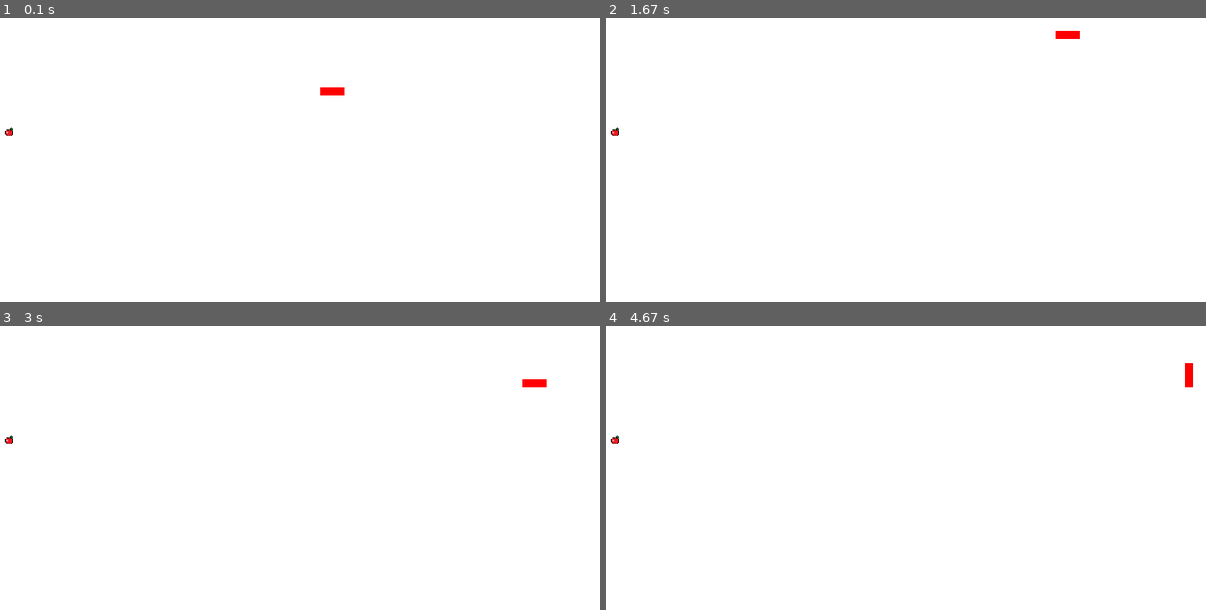
Above: before the commit, frames 1-4 (two rows, left to right).
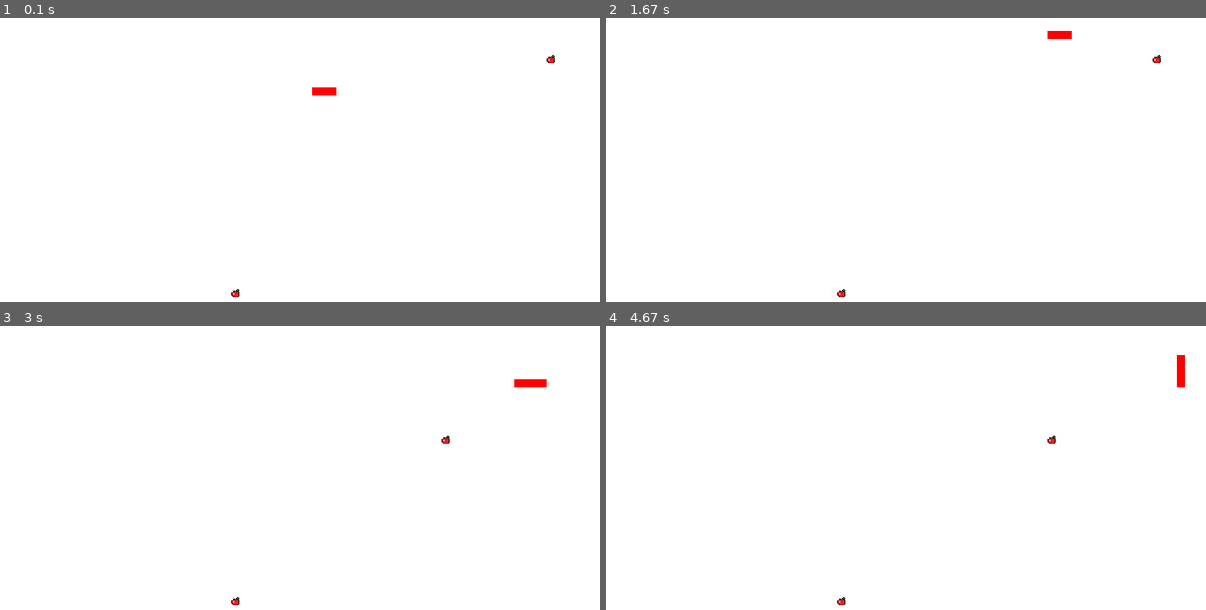
Above: after the commit, the same moments.

Repository: danyjf/tpj-2022
Game: pygame game, started from snake/main.py
The game is run twice, just before and just after one commit, with the same random seed, the same clock (stepped at 60 frames per second) and the same inputs.
Inputs:
- Up to frame 1 (0.1 s): no input
- Up to frame 2 (1.67 s): hold Right 0.33-0.8 s; hold Up 0.83-1.3 s; hold Right from 1.33 s (still down)
- Up to frame 3 (3 s): release Right at 1.8 s; hold Left 1.83-2.37 s; hold Down 2.4-2.7 s; hold Left from 2.73 s (still down)
- Up to frame 4 (4.67 s): release Left at 3.13 s; hold Up 3.17-3.53 s; hold Right 3.57-4.2 s; hold Down 4.23-4.6 s; hold Left from 4.63 s (still down)

The runs differ from the first frame. In frame 1, 0.2% of the frame differs, in the area x 0-93%, y 13-99%; in frame 2, 0.2%; in frame 3, 0.1%; in frame 4, 0.4%, in the area x 0-98%, y 10-99%.

Commit message:
Add multiple apples

Diff:
--- /dev/null
+++ b/snake/apple.py
@@ -0,0 +1,14 @@
+from food import Food
+from apple_sprite import AppleSprite
+from environment import Environment
+
+class Apple(Food):
+    def __init__(self):
+        super().__init__()
+        self.apple_sprite = AppleSprite()
+
+    def draw(self, display):
+        display.blit(self.apple_sprite.image, (Environment.SCALE * self.pos[0], Environment.SCALE * self.pos[1]))
+
+    def clone(self):
+        return Apple()
--- a/snake/food_sprite.py
+++ b/snake/apple_sprite.py
@@ -2,7 +2,7 @@
 
 from environment import Environment
 
-class FoodSprite(pygame.sprite.Sprite):
+class AppleSprite(pygame.sprite.Sprite):
     def __init__(self):
         pygame.sprite.Sprite.__init__(self)
         self.image = pygame.image.load("./assets/apple.png").convert_alpha()
--- a/snake/food.py
+++ b/snake/food.py
@@ -2,15 +2,16 @@
 import random
 
 from environment import Environment
-from food_sprite import FoodSprite
 
 class Food:
     def __init__(self):
-        self.food_sprite = FoodSprite()
         self.pos = (random.randrange(Environment.WIDTH), random.randrange(Environment.HEIGHT))
 
     def randomize_pos(self):
         self.pos = (random.randrange(Environment.WIDTH), random.randrange(Environment.HEIGHT))
 
-    def draw(self, display):
-        display.blit(self.food_sprite.image, (Environment.SCALE * self.pos[0], Environment.SCALE * self.pos[1]))
+    def draw(self):
+        return NotImplemented
+
+    def clone(self):
+        return NotImplemented
--- a/snake/game.py
+++ b/snake/game.py
@@ -2,7 +2,7 @@
 
 from environment import Environment
 from snake import Snake
-from food import Food
+from apple import Apple
 from input_handler import InputHandler
 from observer import Observer
 
@@ -14,7 +14,8 @@
         self.snakes = [Snake(40, 10)]
         for snake in self.snakes:
             snake.add_observer(self)
-        self.food = Food()
+        apple = Apple()
+        self.food = [apple, apple.clone()]
         self.input_handler = InputHandler()
         self.running = True
 
@@ -38,8 +39,8 @@
 
     def on_notify(self, entity, event):
         if event == Environment.EAT:
-            entity.grow()
-            self.food.randomize_pos()
+            entity[0].grow()
+            entity[1].randomize_pos()
         elif event == Environment.DIE:
             self.running = False
 
@@ -59,7 +60,8 @@
             # render
             self.display.fill("white")
 
-            self.food.draw(self.display)
+            for item in self.food:
+                item.draw(self.display)
             for snake in self.snakes:
                 snake.draw(self.display)
 
--- a/snake/snake.py
+++ b/snake/snake.py
@@ -6,7 +6,7 @@
 class Snake(Subject):
     def __init__(self, posX, posY):
         super().__init__()
-        self.body = [(posX, posY), (posX - 1, posY), (posX - 2, posY)]
+        self.body = [(posX - 1, posY), (posX - 2, posY)]
         self.direction = (1, 0)
         self.length = 3
 
@@ -38,8 +38,9 @@
 
     def check_collisions(self, food):
         for x, y in self.body:
-            if food.pos == (x, y):
-                self.notify(self, Environment.EAT)
+            for item in food:
+                if item.pos == (x, y):
+                    self.notify([self, item], Environment.EAT)
 
             if x not in range(Environment.WIDTH) or y not in range(Environment.HEIGHT):
                 self.notify(self, Environment.DIE)
